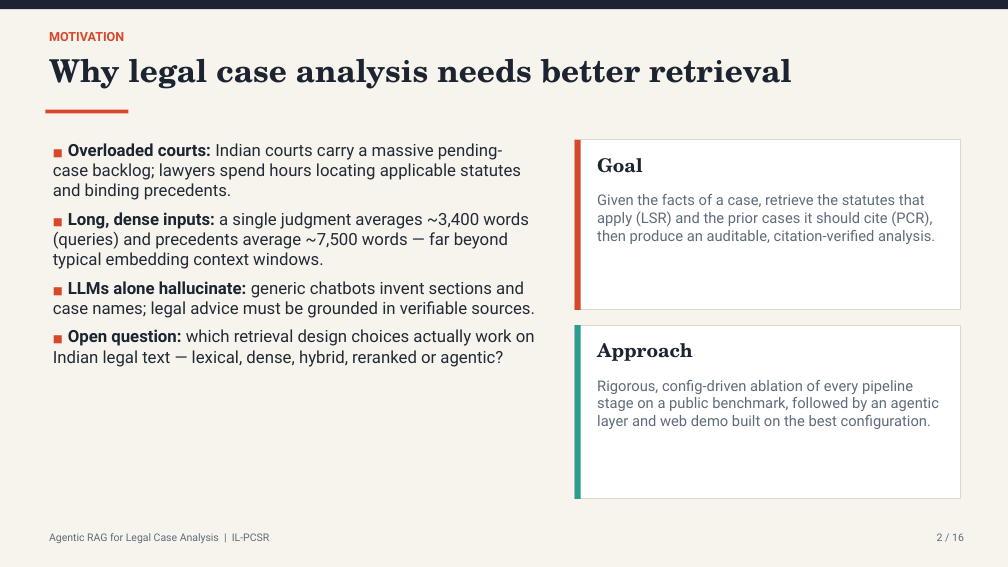
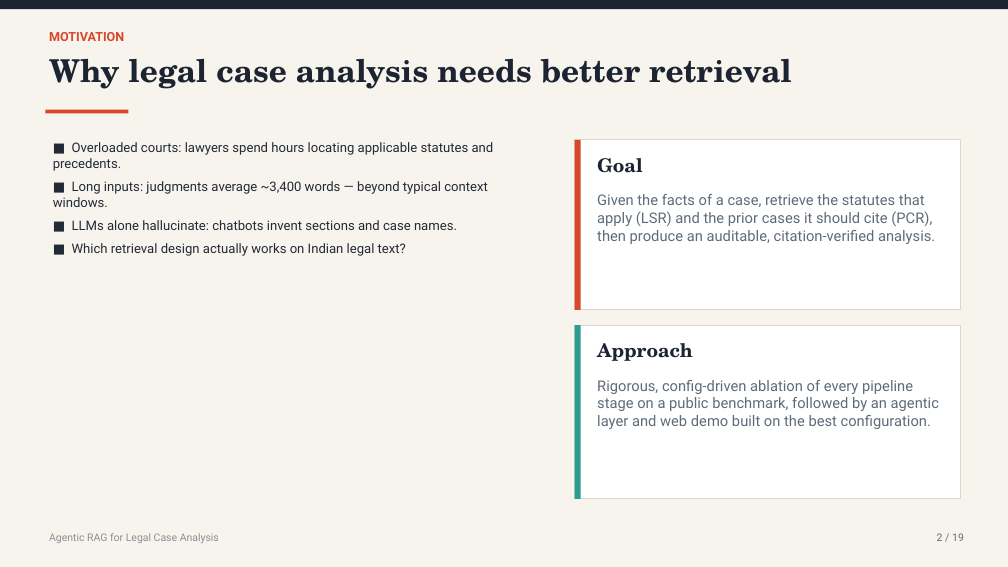
Before and after one commit to sakshi-patil-1111/legal-rag, a slide deck: slide 2 of BTech_Latex_Report/Legal_RAG_Project.pptx. Drawn at 1008x567 pixels with LibreOffice and Linux fonts; fonts in the diff are those of the drawing. Boxes give left, top, right and bottom in pixels: in the first picture for what was removed or moved away, otherwise in the second. Text is boxed around its words. In the diff, an @@ line names an element or a change of style, - is before the commit and + after.

```diff
--- a/BTech_Latex_Report/Legal_RAG_Project.pptx
+++ b/BTech_Latex_Report/Legal_RAG_Project.pptx
@@ text at box(53, 142, 494, 256): text changed; size 16 to 12.5 pt @@
-■ Overloaded courts: Indian courts carry a massive pending-case backlog; lawyers spend hours locating applicable statutes and binding precedents.
-■ Long, dense inputs: a single judgment averages ~3,400 words (queries) and precedents average ~7,500 words — far beyond typical embedding context windows.
-■ LLMs alone hallucinate: generic chatbots invent sections and case names; legal advice must be grounded in verifiable sources.
-■ Open question: which retrieval design choices actually work on Indian legal text — lexical, dense, hybrid, reranked or agentic?
+■ Overloaded courts: lawyers spend hours locating applicable statutes and precedents.
+■ Long inputs: judgments average ~3,400 words — beyond typical context windows.
+■ LLMs alone hallucinate: chatbots invent sections and case names.
+■ Which retrieval design actually works on Indian legal text?
@@ text at box(49, 533, 219, 543): text changed; text colour #5F6B7A to #8A8F98 @@
-Agentic RAG for Legal Case Analysis | IL-PCSR
+Agentic RAG for Legal Case Analysis
```
Also in this commit, not shown: 14 other slides changed, 4 slides added, 1 slide removed.
